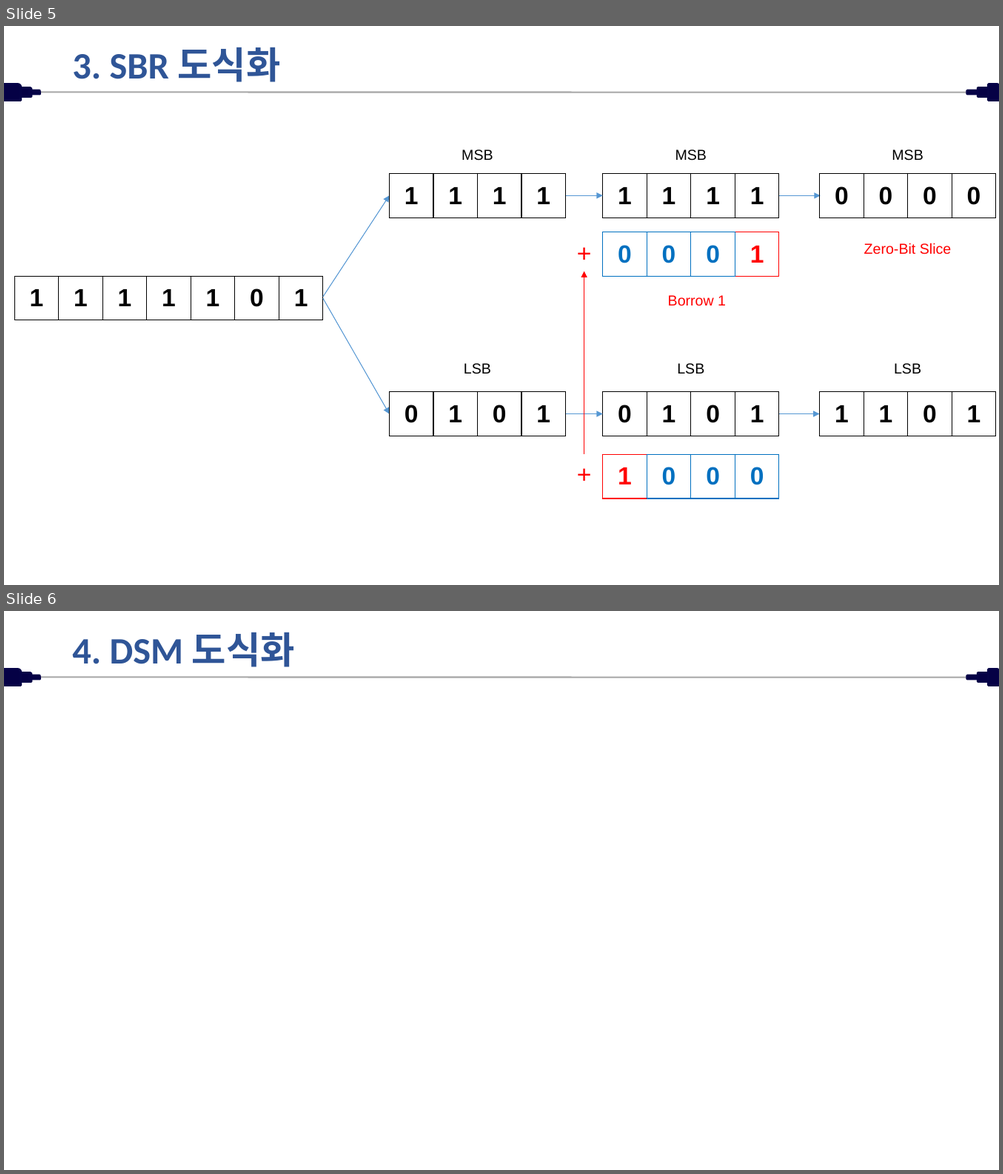
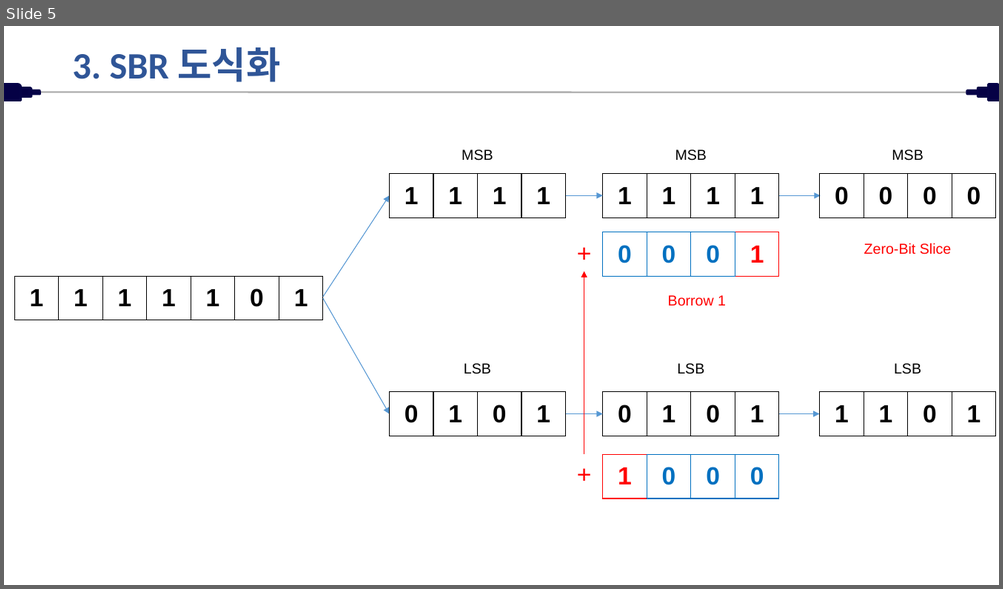
Before and after one commit to chltjddn43/chltjddn43.github.io, a slide deck: assets/files/26.04.06.세미나.pptx. Shown one above the other, each under a label of ours: slides 5 and 6 before the commit, slide 5 after it. The pictures are 1003x1174 and 1003x589 pixels, drawn with LibreOffice and Linux fonts; fonts in the diff are those of the drawing. Boxes give left, top, right and bottom in pixels: in the first picture for what was removed or moved away, otherwise in the second. Text is boxed around its words. In the diff, an @@ line names an element or a change of style, - is before the commit and + after.

```diff
--- a/assets/files/26.04.06.세미나.pptx
+++ b/assets/files/26.04.06.세미나.pptx
@@ slide 6 removed at [4, 611, 999, 1170], background #FFFFFF; not listed: 7 template elements that a slide beside it also shows @@
@@ title removed at [72, 632, 295, 667] @@
-4. DSM 도식화
```
Also in this commit, not shown: 12 other files.
